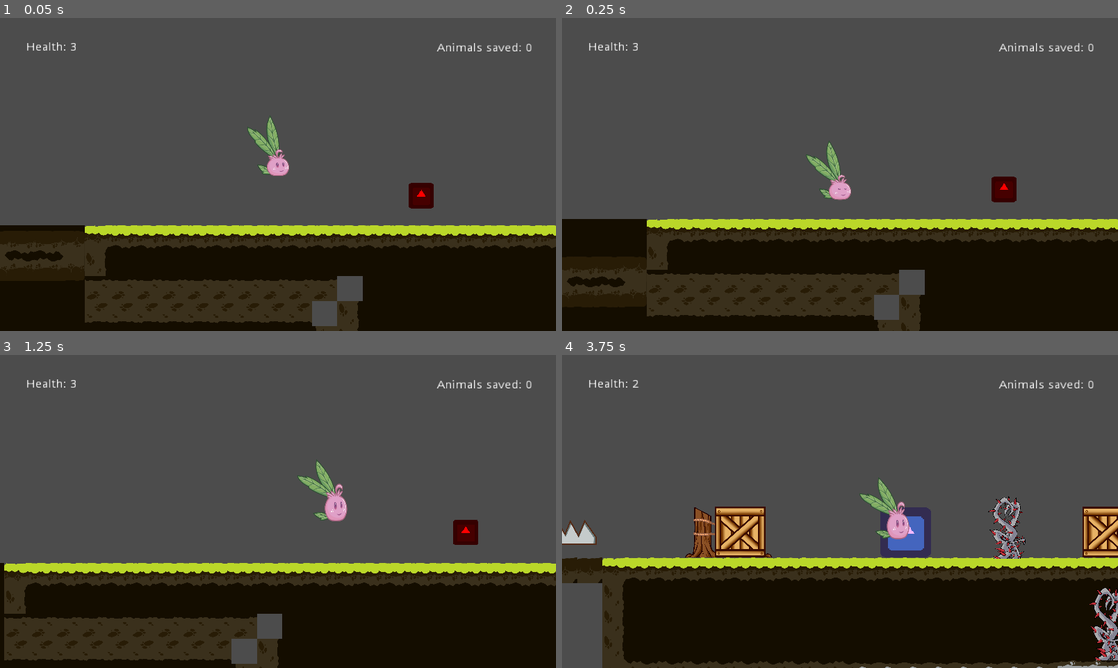
Above: before the commit, frames 1-4 (two rows, left to right).
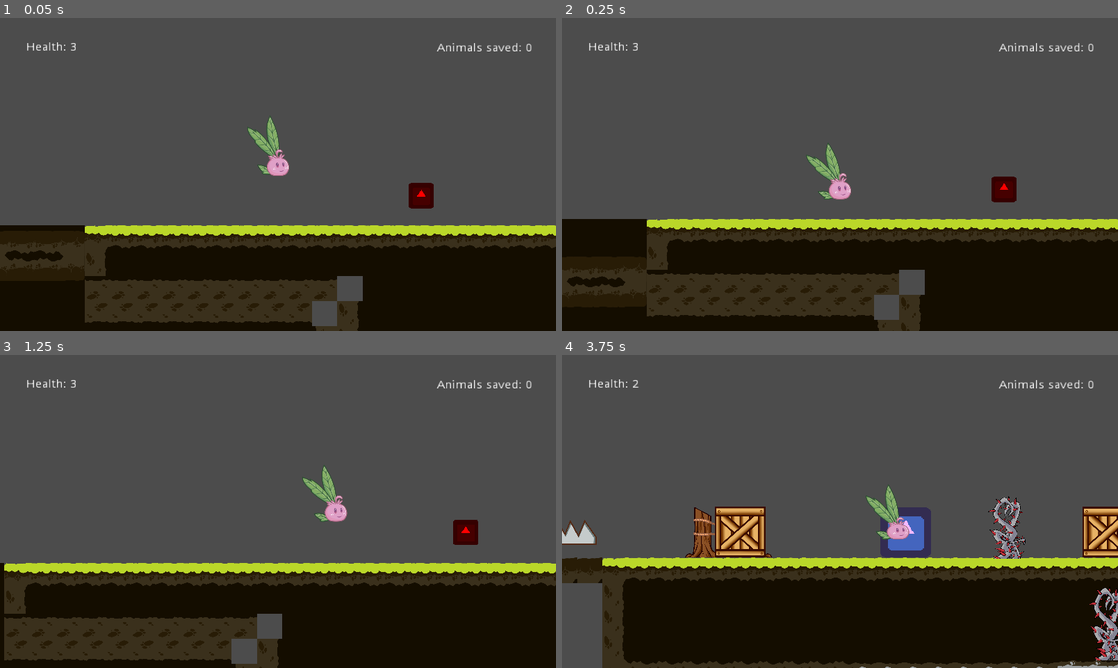
Above: after the commit, the same moments.

Repository: DamianKoch1/OnionsAdventure
Game: Godot game, scene res://Levels/Prototype 0.tscn
Two runs of this game, one before a commit and one after it. Both use one fixed random seed, a clock stepped at 60 frames per second and the inputs below. The engine's default icon, where the game draws it, is replaced by a stand-in: a white triangle on a blue panel in a dark square.
Inputs:
- Up to frame 1 (0.05 s): no input
- Up to frame 2 (0.25 s): no input
- Up to frame 3 (1.25 s): hold Right (ui_right) from 0.53 s (still down); tap Space (jump) at 0.6, 0.77, 1.07 s
- Up to frame 4 (3.75 s): tap E (push) at 1.35, 2.85 s; tap Space (jump) at 1.52, 1.55, 1.82, 2.1, 3.02, 3.05, 3.32, 3.6 s; release Right (ui_right) at 2.03 s; hold Left (ui_left) 2.03-2.78 s; hold Right (ui_right) from 2.78 s (still down)

Frame 1 is identical in both runs. In frame 2, 0.3% of the frame differs, in the area x 44-52%, y 39-59%; in frame 3, 0.5%; in frame 4, 0.6%, in the area x 53-63%, y 39-59%.

Commit message:
fixed player fall anim not playing

Diff:
--- a/Player/Onion.tscn
+++ b/Player/Onion.tscn
@@ -58,8 +58,8 @@
 
 [node name="OnionBody" type="Sprite" parent="Sprite" index="0"]
 
-position = Vector2( 0.50386, -42.567 )
-scale = Vector2( 0.5, 0.635893 )
+position = Vector2( 0.50386, -18.941 )
+scale = Vector2( 0.5, 0.298058 )
 z_index = 1
 texture = ExtResource( 2 )
 _sections_unfolded = [ "Z Index" ]
@@ -67,7 +67,7 @@
 [node name="OnionHair" type="Sprite" parent="Sprite/OnionBody" index="0"]
 
 position = Vector2( 7.13066, -40.2171 )
-rotation = 0.379986
+rotation = 0.00358834
 scale = Vector2( 1, 1.01406 )
 texture = ExtResource( 3 )
 offset = Vector2( -2.05788, -20.5568 )
@@ -90,24 +90,24 @@
 
 [node name="OnionEarL" type="Sprite" parent="Sprite" index="1"]
 
-position = Vector2( 0.468755, -60.396 )
-rotation = -0.00576028
+position = Vector2( 0.468691, -29.7288 )
+rotation = 0.282815
 scale = Vector2( 0.5, 0.5 )
 texture = ExtResource( 6 )
 offset = Vector2( -49.4588, -96.8829 )
 
 [node name="OnionEarR" type="Sprite" parent="Sprite" index="2"]
 
-position = Vector2( -4.05026, -60.202 )
-rotation = -0.870691
+position = Vector2( -4.04999, -28.8692 )
+rotation = -0.572655
 scale = Vector2( 0.5, 0.5 )
 texture = ExtResource( 7 )
 offset = Vector2( -15.5284, -107.047 )
 
 [node name="OnionTail" type="Sprite" parent="Sprite" index="3"]
 
-position = Vector2( -18.3196, -11.677 )
-rotation = -0.47466
+position = Vector2( -18.3196, -6.67651 )
+rotation = -0.357424
 scale = Vector2( 0.5, 0.5 )
 texture = ExtResource( 8 )
 offset = Vector2( -27.0576, -23.7384 )
--- a/Player/Player.gd
+++ b/Player/Player.gd
@@ -112,19 +112,17 @@
 		else:
 			motion.x = 0
 
-		#if is_on_floor():
-		if ray.is_colliding():
-			if global_position.distance_to(ray.get_collision_point()) <= 30 && abs(motion.y) <= 70:
-				if motion.x == 0 && state != climb:
-					setState(idle)
-				if Input.is_action_just_pressed("jump"):
-					motion.y = -jumpheight
-			else:
-				if state != climb:
-					if motion.y > 40:
-						setState(fall)
-					elif motion.y < 0:
-						setState(jump)
+		if ray.is_colliding() && global_position.distance_to(ray.get_collision_point()) <= 30 && abs(motion.y) <= 70:
+			if motion.x == 0 && state != climb:
+				setState(idle)
+			if Input.is_action_just_pressed("jump"):
+				motion.y = -jumpheight
+		else:
+			if state != climb:
+				if motion.y > 40:
+					setState(fall)
+				elif motion.y < 0:
+					setState(jump)
 		motion = move_and_slide(motion, UP)
 
 func bounce(bounceStr):
